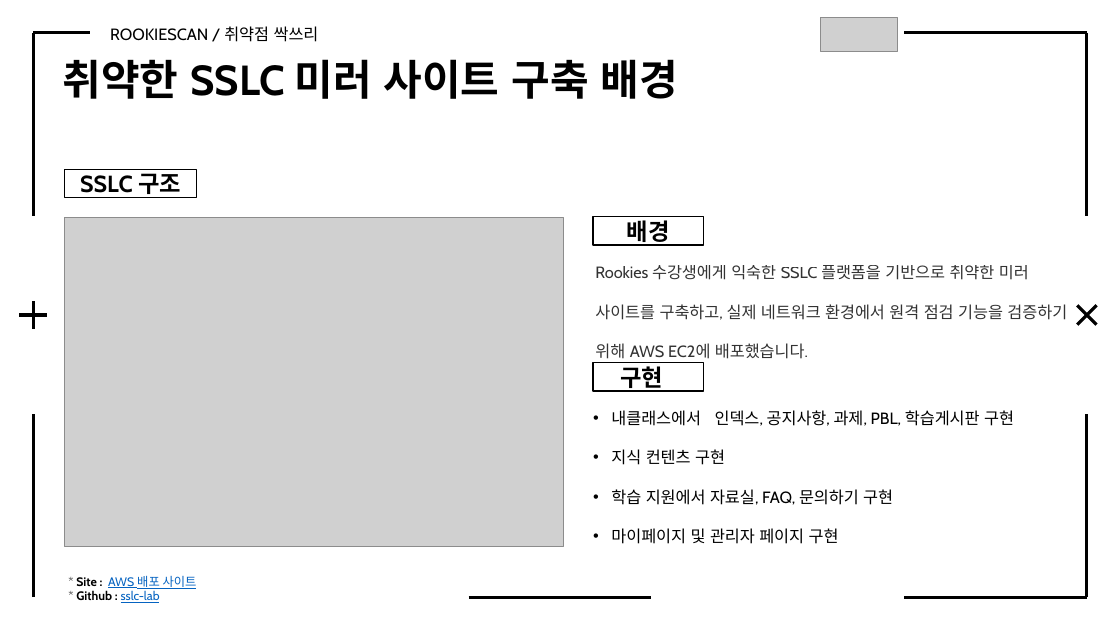
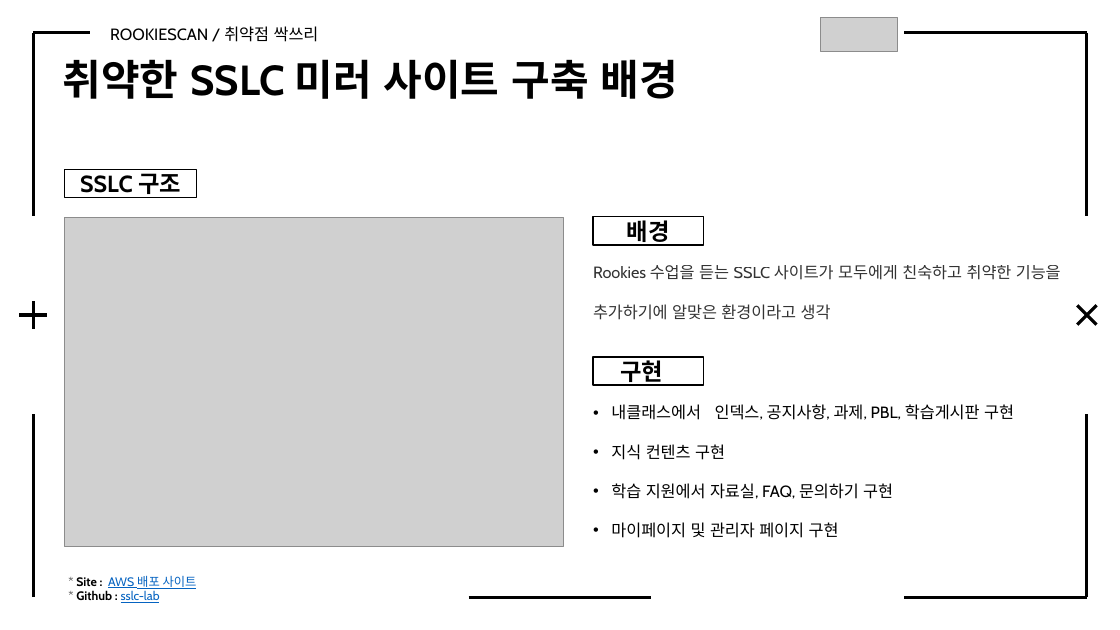
Before and after one commit to Rookies-34-3/Automatic-scanner-tool, a slide deck: slide 10 of 프로젝트 결과보고서_취약점 싹쓰리.pptx. Drawn at 1120x630 pixels with LibreOffice and Linux fonts; fonts in the diff are those of the drawing; grey boxes stand for pictures. Boxes give left, top, right and bottom in pixels: in the first picture for what was removed or moved away, otherwise in the second. Text is boxed around its words. In the diff, an @@ line names an element or a change of style, - is before the commit and + after.

```diff
--- a/프로젝트 결과보고서_취약점 싹쓰리.pptx
+++ b/프로젝트 결과보고서_취약점 싹쓰리.pptx
@@ text at (593, 265, 1061, 320): text changed @@
-Rookies 수강생에게 익숙한 SSLC 플랫폼을 기반으로 취약한 미러 사이트를 구축하고, 실제 네트워크 환경에서 원격 점검 기능을 검증하기 위해 AWS EC2에 배포했습니다.
+Rookies 수업을 듣는 SSLC 사이트가 모두에게 친숙하고 취약한 기능을 추가하기에 알맞은 환경이라고 생각
@@ rectangle "구현": place and size @@
-rectangle "구현" at (594, 363, 704, 391)
+rectangle "구현" at (594, 357, 704, 385)
@@ text "내클래스에서 인덱스, 공지사항, 과제, PBL, ...": place and size @@
-text "내클래스에서 인덱스, 공지사항, 과제, PBL, ..." at (611, 410, 1014, 544)
+text "내클래스에서 인덱스, 공지사항, 과제, PBL, ..." at (611, 404, 1014, 538)
```
Also in this commit, not shown: 11 other slides changed.
